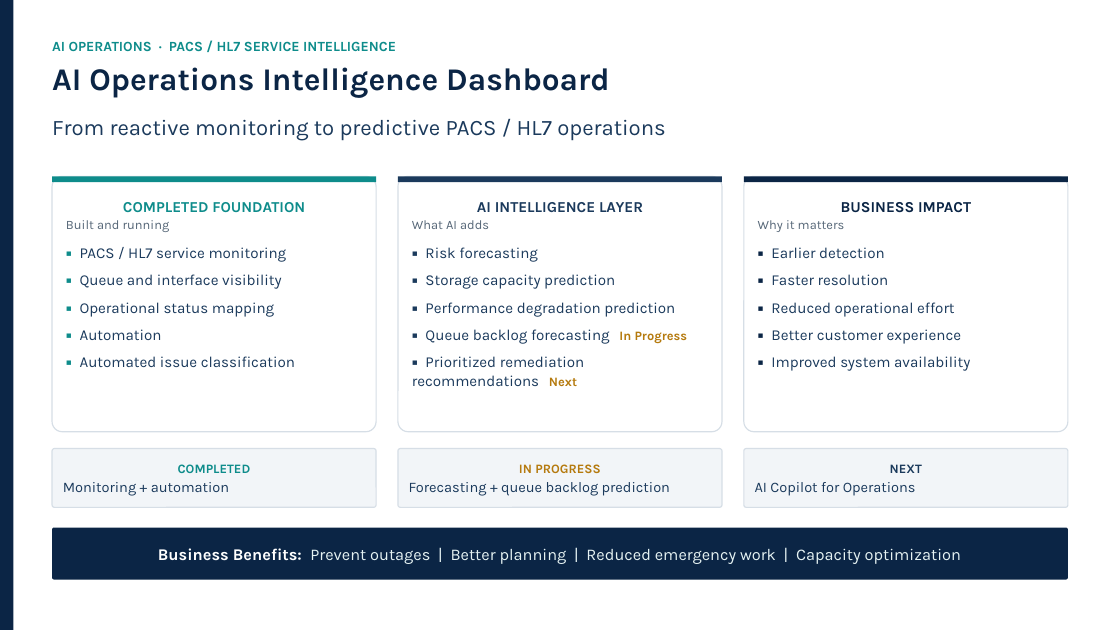
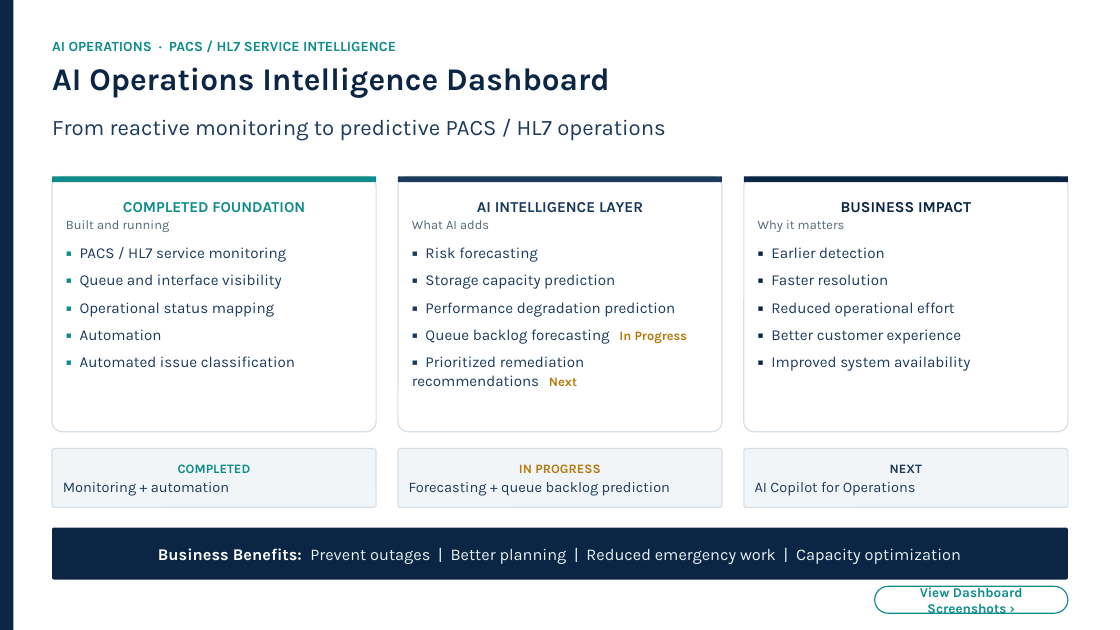
Before and after one commit to mohammadmoharam/presentation, a slide deck: slide 2 of MS-AI/Executive-Presentation/AI-Executive-Overview.pptx. Drawn at 1120x630 pixels with LibreOffice and Linux fonts; fonts in the diff are those of the drawing. Boxes give left, top, right and bottom in pixels: in the first picture for what was removed or moved away, otherwise in the second. Text is boxed around its words. In the diff, an @@ line names an element or a change of style, - is before the commit and + after.

```diff
--- a/MS-AI/Executive-Presentation/AI-Executive-Overview.pptx
+++ b/MS-AI/Executive-Presentation/AI-Executive-Overview.pptx
@@ rounded rectangle added at [875,586,1068,613], fill #FFFFFF, outline #0E8C8B 1 pt, 11.5 pt, text #0E8C8B, bold @@
+View Dashboard Screenshots ›
```
Also in this commit, not shown: 4 slides added, 18 other files.
